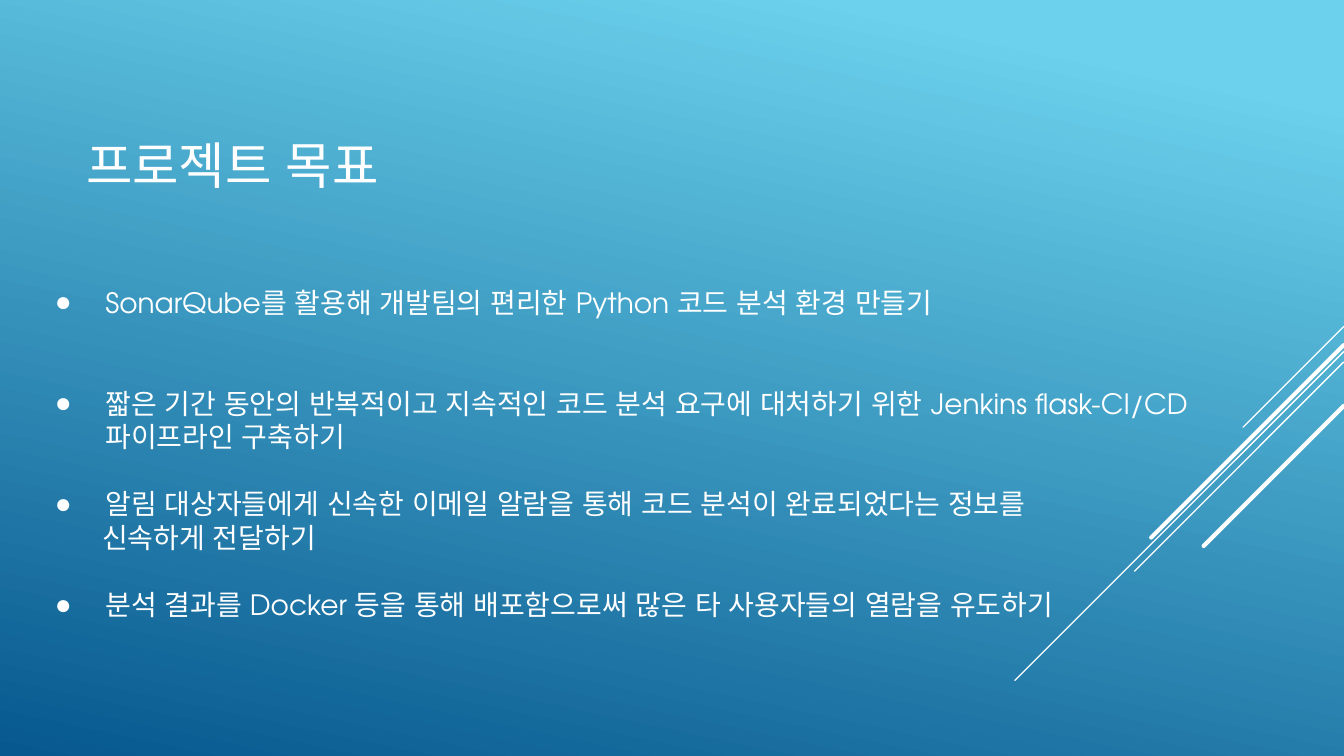
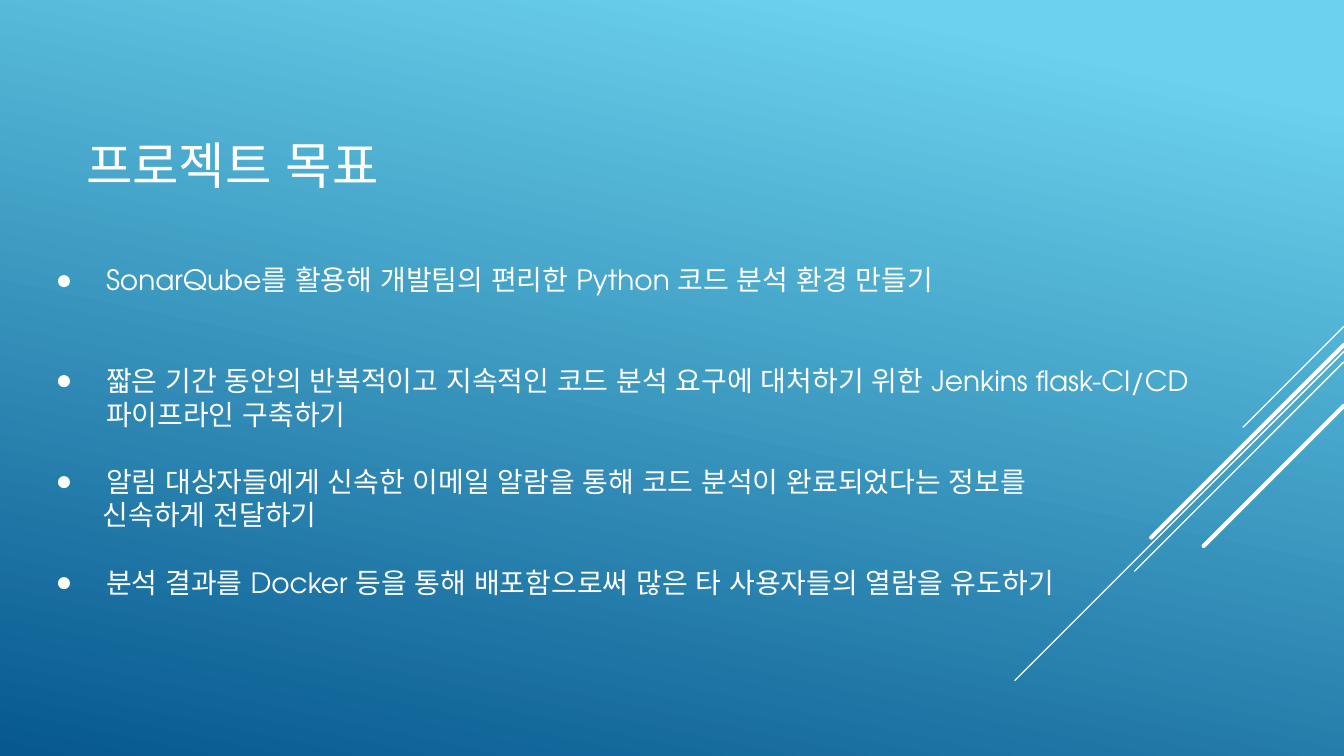
Before and after one commit to KimJeongHoon190/First_Project, a slide deck: slide 4 of 제출자료/최종 발표 프레젠테이션(김정훈).pptx. Drawn at 1344x756 pixels with LibreOffice and Linux fonts; fonts in the diff are those of the drawing. Boxes give left, top, right and bottom in pixels: in the first picture for what was removed or moved away, otherwise in the second. Text is boxed around its words. In the diff, an @@ line names an element or a change of style, - is before the commit and + after.

```diff
--- a/제출자료/최종 발표 프레젠테이션(김정훈).pptx
+++ b/제출자료/최종 발표 프레젠테이션(김정훈).pptx
@@ text "SonarQube를 활용해 개발팀의 편리한 Python ..." moved from (x1=102, y1=289, x2=1188, y2=618) to (x1=103, y1=266, x2=1189, y2=596) @@
```
Also in this commit, not shown: 5 other slides changed, 2 slides added, 2 slides removed.
